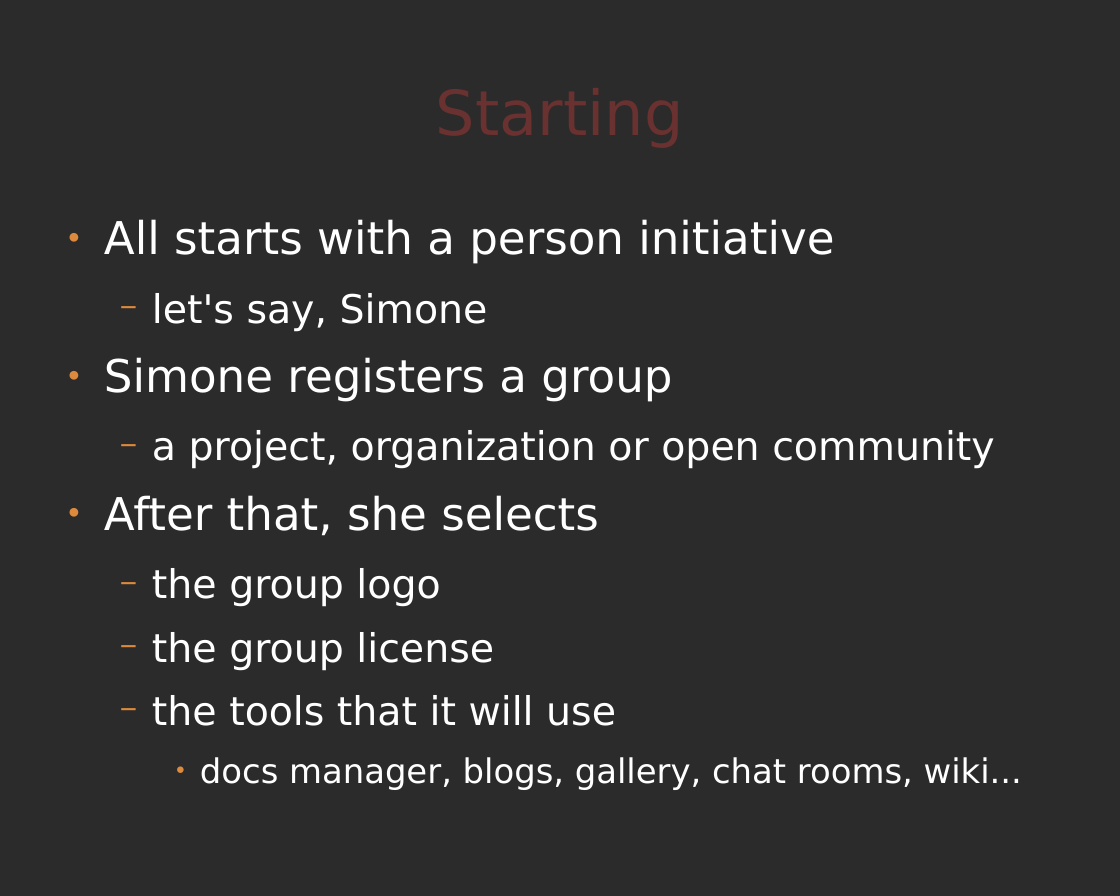
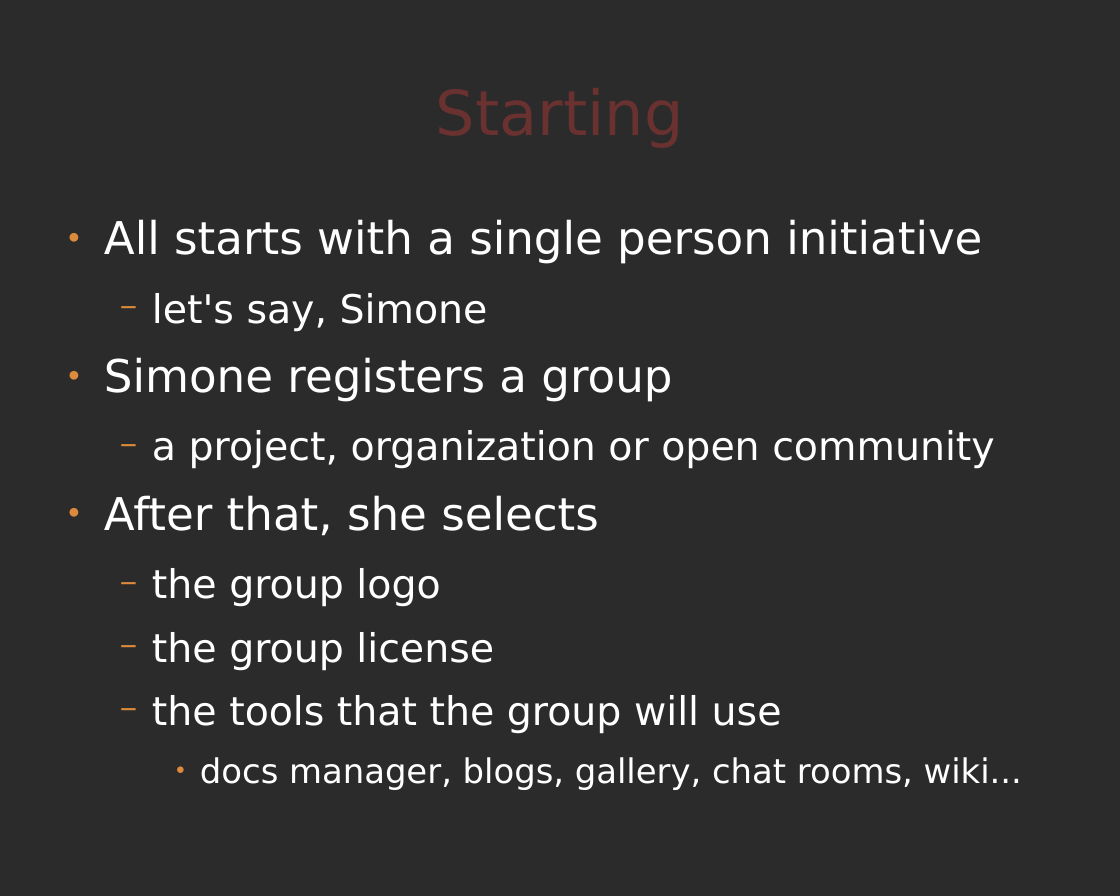
Before and after one commit to comunes/kune, a slide deck: slide 5 of doc/kune-ene-09.odp. Drawn at 1120x896 pixels with LibreOffice and Linux fonts; fonts in the diff are those of the drawing; background and template pictures are left out; a plain dark background stands for a picture behind light text. Boxes give left, top, right and bottom in pixels: in the first picture for what was removed or moved away, otherwise in the second. Text is boxed around its words. In the diff, an @@ line names an element or a change of style, - is before the commit and + after.

Commit message:
Changes made in slides 5, 7, 9, 10, 11, 13, 14, 16, 17, 20, 21 and 22

```diff
--- a/doc/kune-ene-09.odp
+++ b/doc/kune-ene-09.odp
@@ text at (104, 219, 982, 264): text changed @@
-● All starts with a person initiative
+● All starts with a single person initiative
@@ text at (152, 695, 782, 734): text changed @@
-  − the tools that it will use
+  − the tools that the group will use
```
Also in this commit, not shown: 11 other slides changed.
